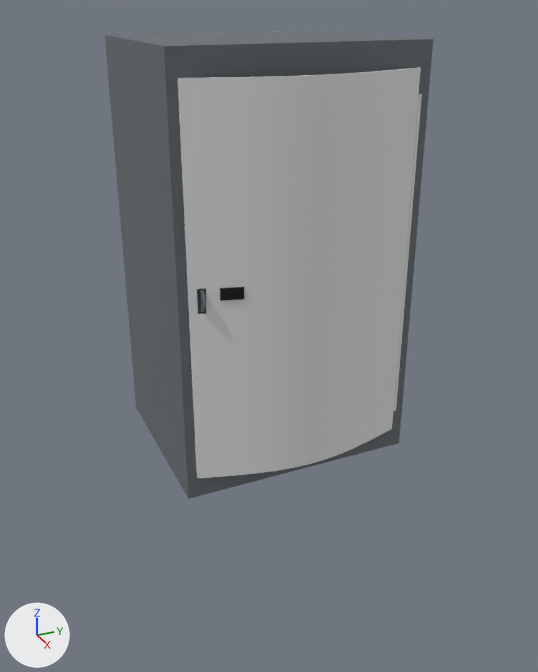
Renders of the FBX model Assets/Models/Skåp/SKåp with hinge and skylt.fbx from each side of a commit.
Both versions are drawn from a camera (50 mm lens) standing at (1.389, -0.608, 0.496) and looking at (0.031, 0.003, -0.183). Every picture has the same lights, and +X, +Y and +Z are marked at lower left. Where no turn or scale is listed for an object, it has been applied to the vertices. Vertices at the same position are counted once.
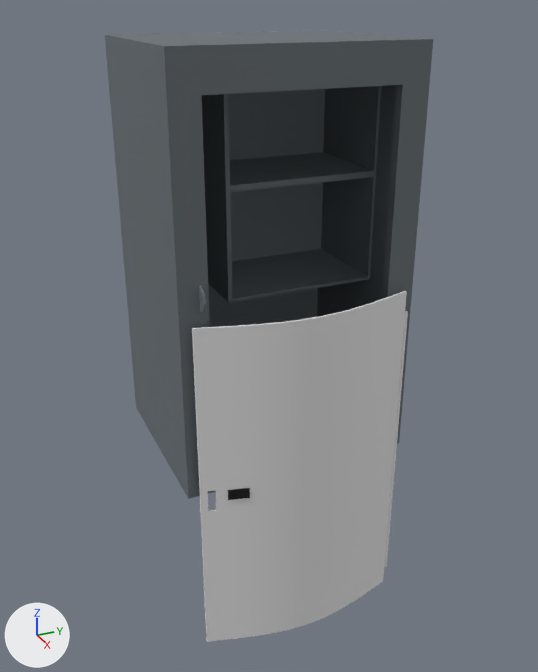
Where the newer file only moved an object's origin or applied its transform, the numbers keep the older frame.

The change in detail:
me_mesh_001 has 102 vertices, 102 faces and spans x -0.027..0.027, y -0.231..0.231, z -0.378..0.378.
me_mesh_001 is used by ob_pcube6; location (0.225, 0.0, 0.0).
me_mesh_001 part 1: the whole mesh is moved by (0.225, 0.0, 0.0).
Object 'pCube6' (ob_pcube6) moves from (0.225, 0.0, 0.0) to (0.013, 0.0, -0.425).

What differs and where, as boxes (x1, y1, x2, y2) in the pictures (538 x 672 px):
'pCube6', moved
    before: (178, 68, 422, 479)
    after: (192, 291, 408, 642)
